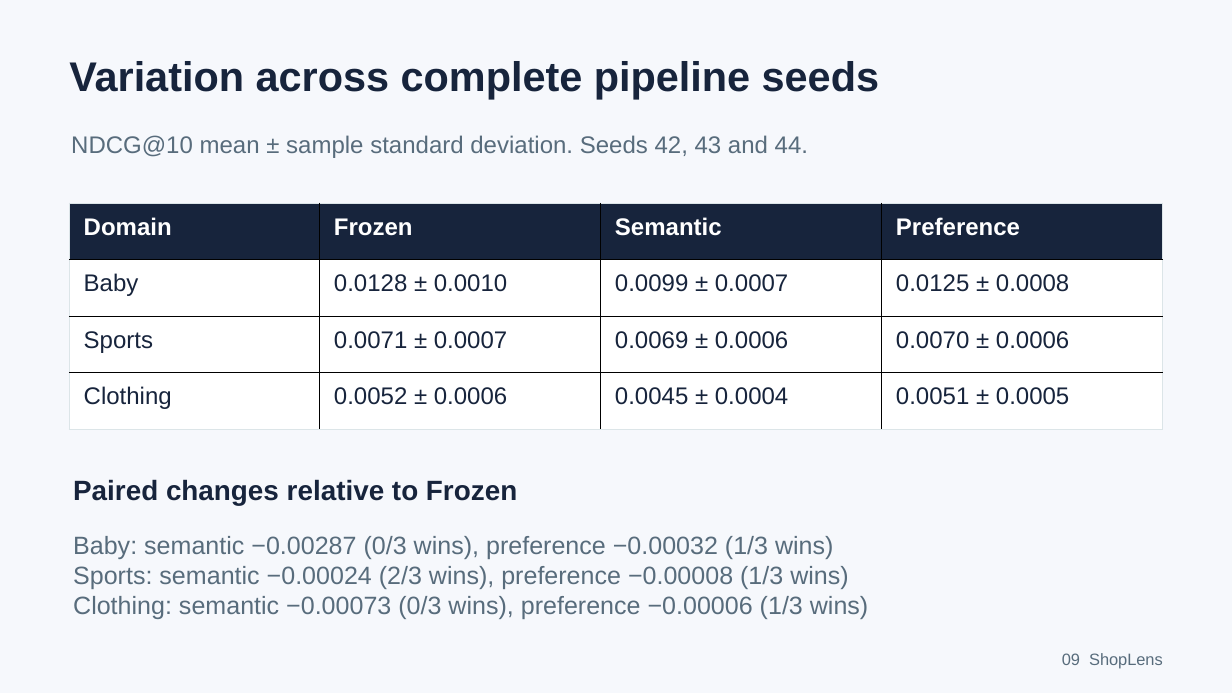
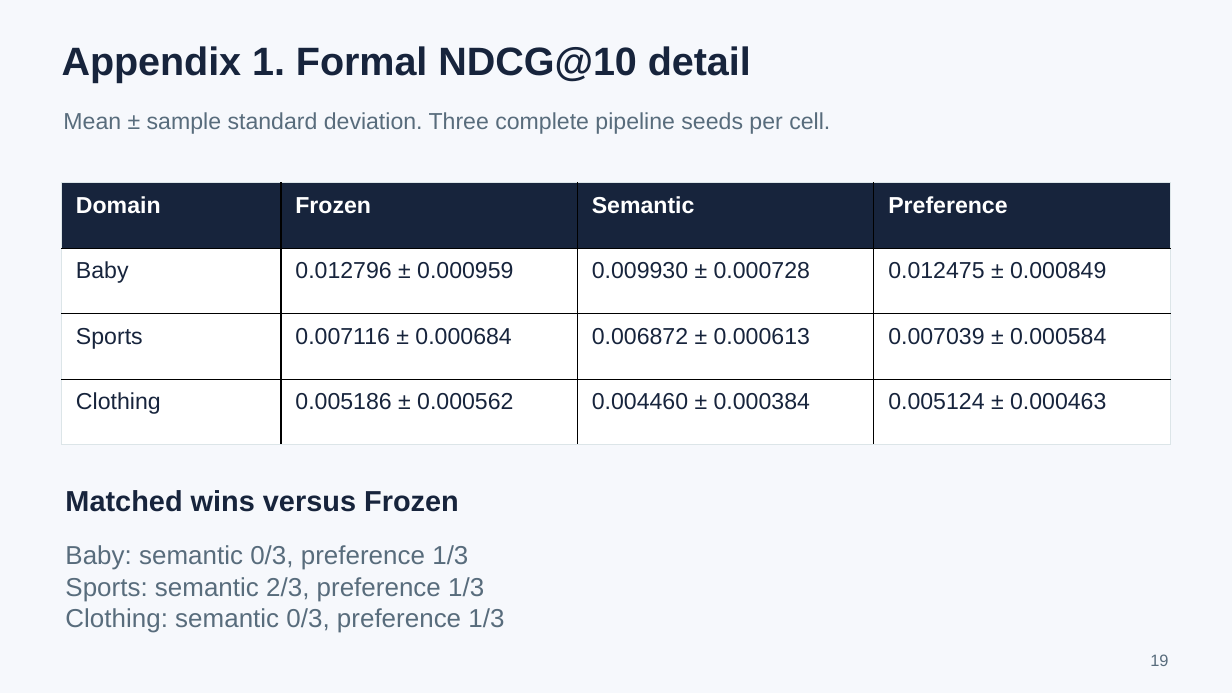
Before and after one commit to cjk041212/ShopLens, a slide deck: slide 19 of submission/ShopLens_Qwen_presentation.pptx (slide 9 before the commit). Drawn at 1232x693 pixels with LibreOffice and Linux fonts; fonts in the diff are those of the drawing. Boxes give left, top, right and bottom in pixels: in the first picture for what was removed or moved away, otherwise in the second. Text is boxed around its words. In the diff, an @@ line names an element or a change of style, - is before the commit and + after.

```diff
--- a/submission/ShopLens_Qwen_presentation.pptx
+++ b/submission/ShopLens_Qwen_presentation.pptx
@@ text added at box(62, 46, 751, 83), 30.8 pt, text #17243C, bold @@
+Appendix 1. Formal NDCG@10 detail
@@ text removed at box(69, 61, 879, 99) @@
-Variation across complete pipeline seeds
@@ text at box(63, 112, 830, 134): text changed; size 18.8 to 18 pt @@
-NDCG@10 mean ± sample standard deviation. Seeds 42, 43 and 44.
+Mean ± sample standard deviation. Three complete pipeline seeds per cell.
@@ table at box(62, 183, 1172, 445) @@
-row 2: Baby | 0.0128 ± 0.0010 | 0.0099 ± 0.0007 | 0.0125 ± 0.0008
+row 2: Baby | 0.012796 ± 0.000959 | 0.009930 ± 0.000728 | 0.012475 ± 0.000849
-row 3: Sports | 0.0071 ± 0.0007 | 0.0069 ± 0.0006 | 0.0070 ± 0.0006
+row 3: Sports | 0.007116 ± 0.000684 | 0.006872 ± 0.000613 | 0.007039 ± 0.000584
-row 4: Clothing | 0.0052 ± 0.0006 | 0.0045 ± 0.0004 | 0.0051 ± 0.0005
+row 4: Clothing | 0.005186 ± 0.000562 | 0.004460 ± 0.000384 | 0.005124 ± 0.000463
@@ size 18.8 to 18 pt in "Domain", "Frozen", "Semantic", "Preference" and 3 more places @@
@@ table: place and size @@
-table at box(69, 203, 1163, 430)
+table at box(62, 183, 1172, 445)
@@ text at box(65, 490, 459, 512): text changed; size 21.8 to 22.5 pt @@
-Paired changes relative to Frozen
+Matched wins versus Frozen
@@ text at box(65, 545, 504, 633): text changed; size 19.5 to 20.2 pt @@
-Baby: semantic −0.00287 (0/3 wins), preference −0.00032 (1/3 wins)
-Sports: semantic −0.00024 (2/3 wins), preference −0.00008 (1/3 wins)
-Clothing: semantic −0.00073 (0/3 wins), preference −0.00006 (1/3 wins)
+Baby: semantic 0/3, preference 1/3
+Sports: semantic 2/3, preference 1/3
+Clothing: semantic 0/3, preference 1/3
@@ text removed at box(1062, 653, 1163, 668) @@
-09 ShopLens
@@ text added at box(1150, 654, 1168, 666), 12.8 pt, text #586C7C @@
+19
```
Also in this commit, not shown: 3 other slides changed, 22 slides added, 8 slides removed, 2 other files.
